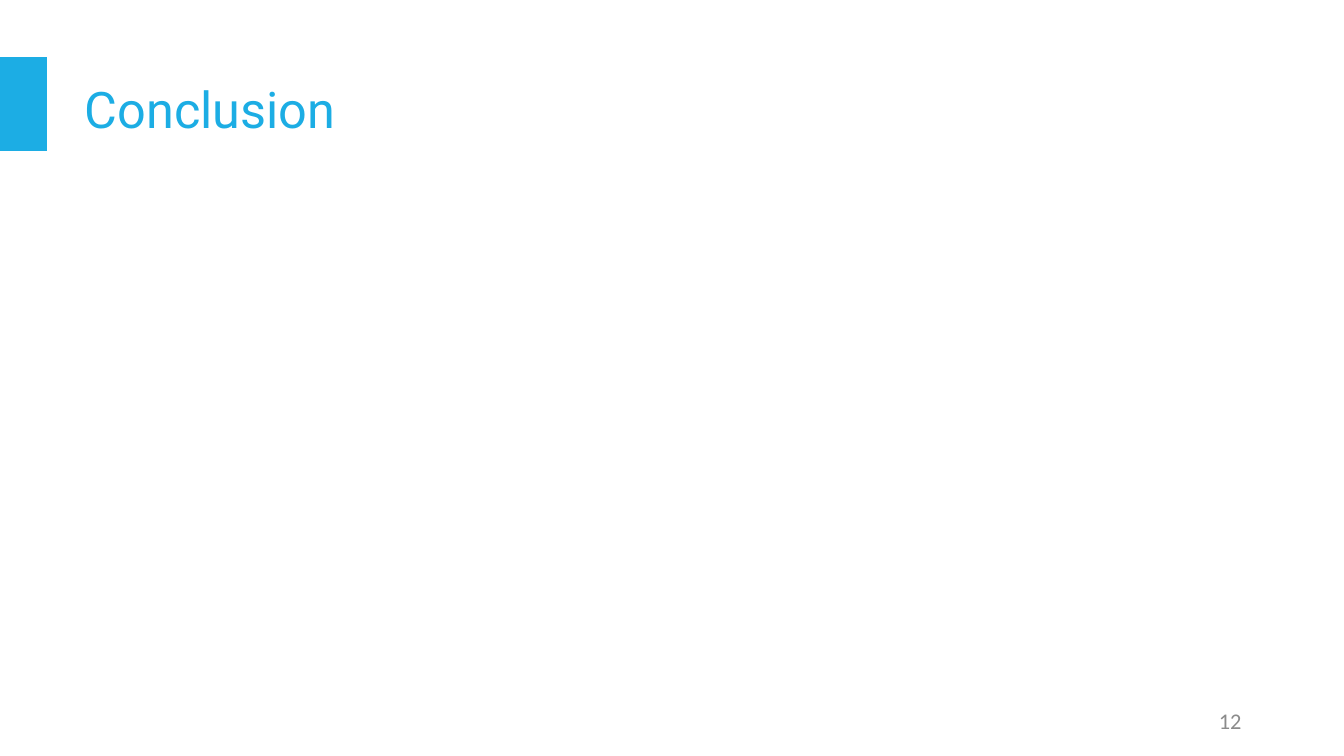
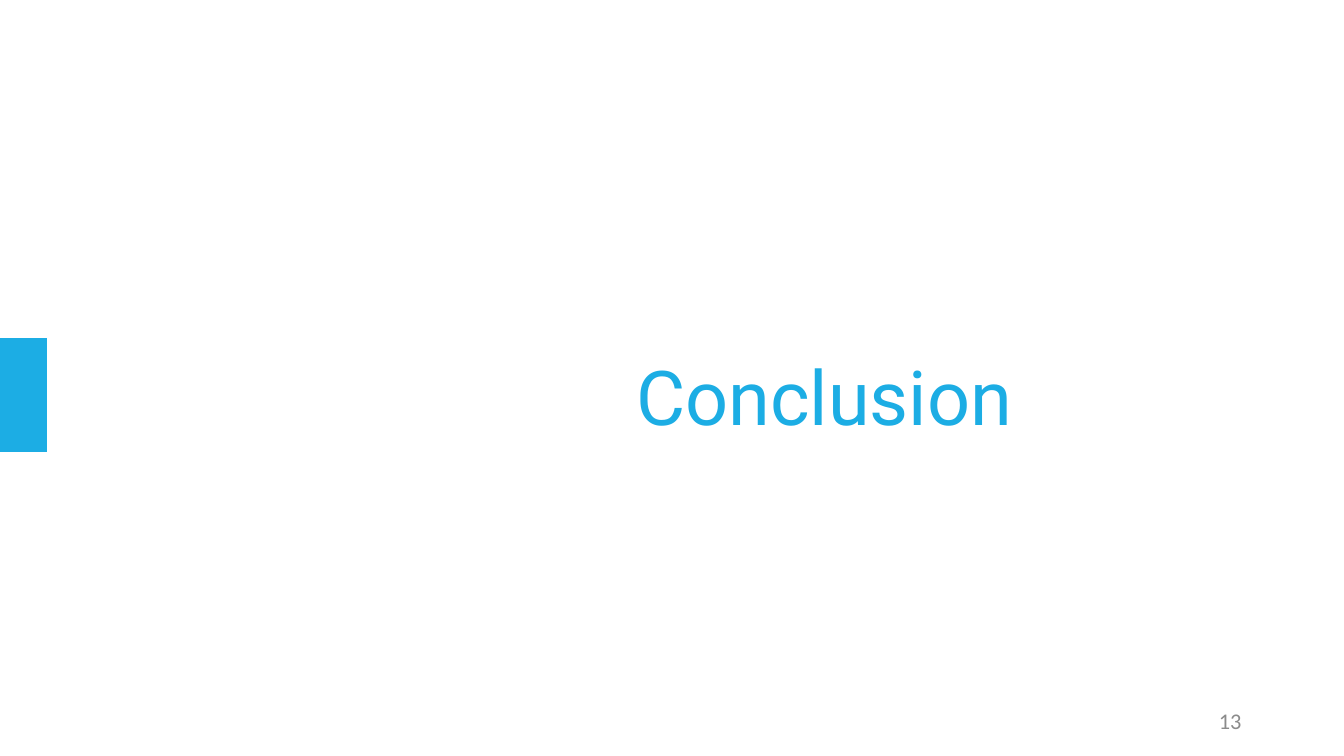
Before and after one commit to LunarX/ProjectTime, a slide deck: slide 13 of Documents/Presentation_final_1.pptx (slide 12 before the commit). Drawn at 1344x756 pixels with LibreOffice and Linux fonts; fonts in the diff are those of the drawing. Boxes give left, top, right and bottom in pixels: in the first picture for what was removed or moved away, otherwise in the second. Text is boxed around its words. In the diff, an @@ line names an element or a change of style, - is before the commit and + after.

Commit message:
Updated pres final 1 last two slides and put conclusion after work assignment

```diff
--- a/Documents/Presentation_final_1.pptx
+++ b/Documents/Presentation_final_1.pptx
@@ title "Conclusion" moved from (x1=85, y1=90, x2=335, y2=129) to (x1=636, y1=368, x2=1012, y2=426) @@
@@ title "Conclusion" at (x1=636, y1=368, x2=1012, y2=426): size 36 to 54 pt; alignment left to right; vertical alignment middle to bottom @@
@@ rectangle resized from (x1=0, y1=57, x2=46, y2=150) to (x1=0, y1=339, x2=46, y2=452) @@
@@ page number at (x1=1219, y1=714, x2=1242, y2=729): text changed @@
-12
+13
```
Also in this commit, not shown: 1 other slide changed, 1 slide added.
